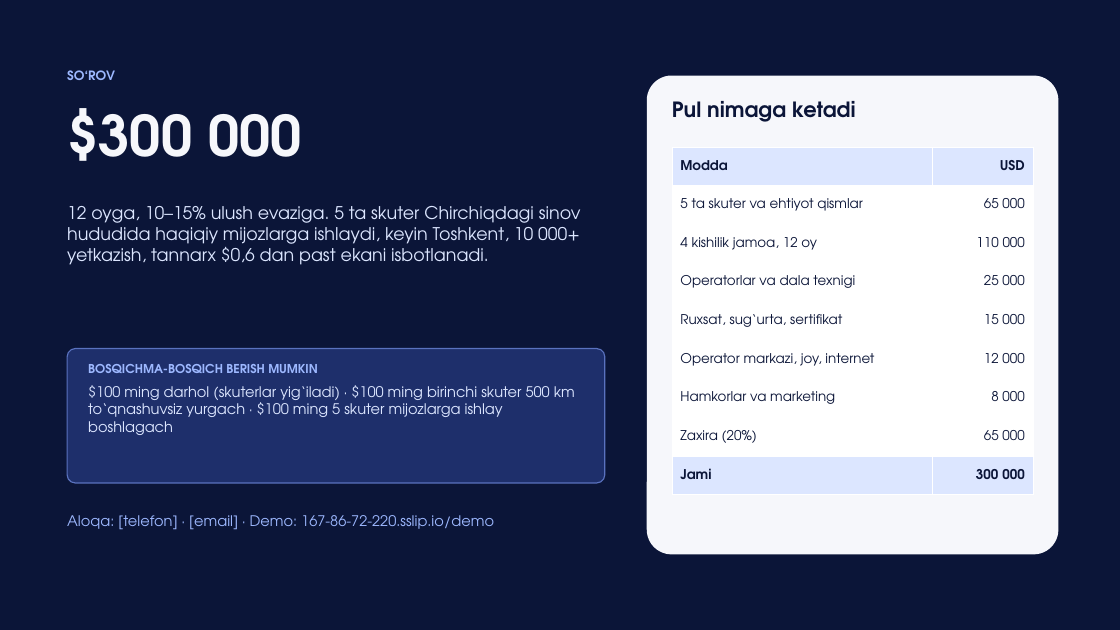
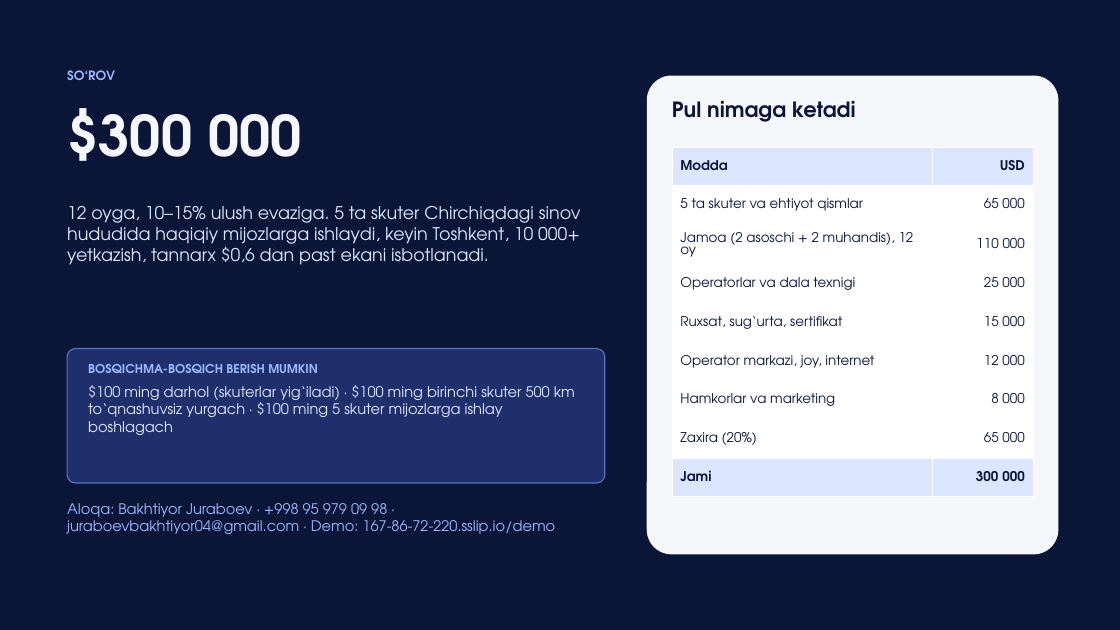
Before and after one commit to Arab04/autopilot, a slide deck: slide 12 of demo-sayt/pitch-deck.pptx. Drawn at 1120x630 pixels with LibreOffice and Linux fonts; fonts in the diff are those of the drawing. Boxes give left, top, right and bottom in pixels: in the first picture for what was removed or moved away, otherwise in the second. Text is boxed around its words. In the diff, an @@ line names an element or a change of style, - is before the commit and + after.

```diff
--- a/demo-sayt/pitch-deck.pptx
+++ b/demo-sayt/pitch-deck.pptx
@@ table at [672, 147, 1033, 495] @@
-row 3, column 1: 4 kishilik jamoa, 12 oy
+row 3, column 1: Jamoa (2 asoschi + 2 muhandis), 12 oy
@@ text at [67, 503, 555, 534]: text changed @@
-Aloqa: [telefon] · [email] · Demo: 167-86-72-220.sslip.io/demo
+Aloqa: Bakhtiyor Juraboev · +998 95 979 09 98 · juraboevbakhtiyor04@gmail.com · Demo: 167-86-72-220.sslip.io/demo
```
Also in this commit, not shown: 2 other slides changed, 2 other files.
